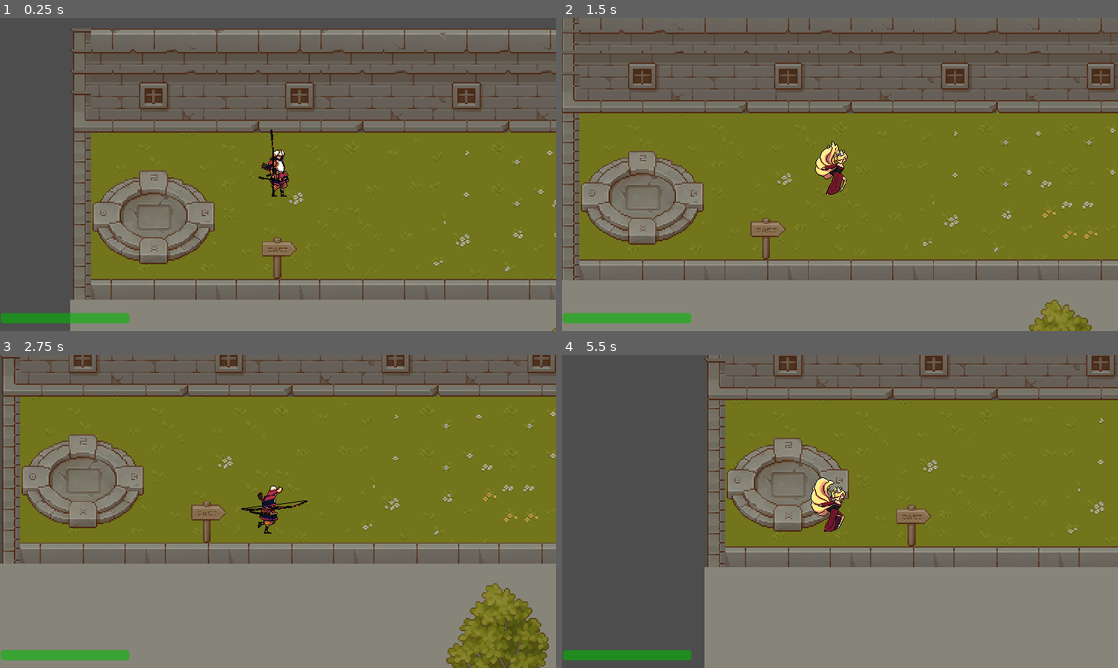
Above: before the commit, frames 1-4 (two rows, left to right).
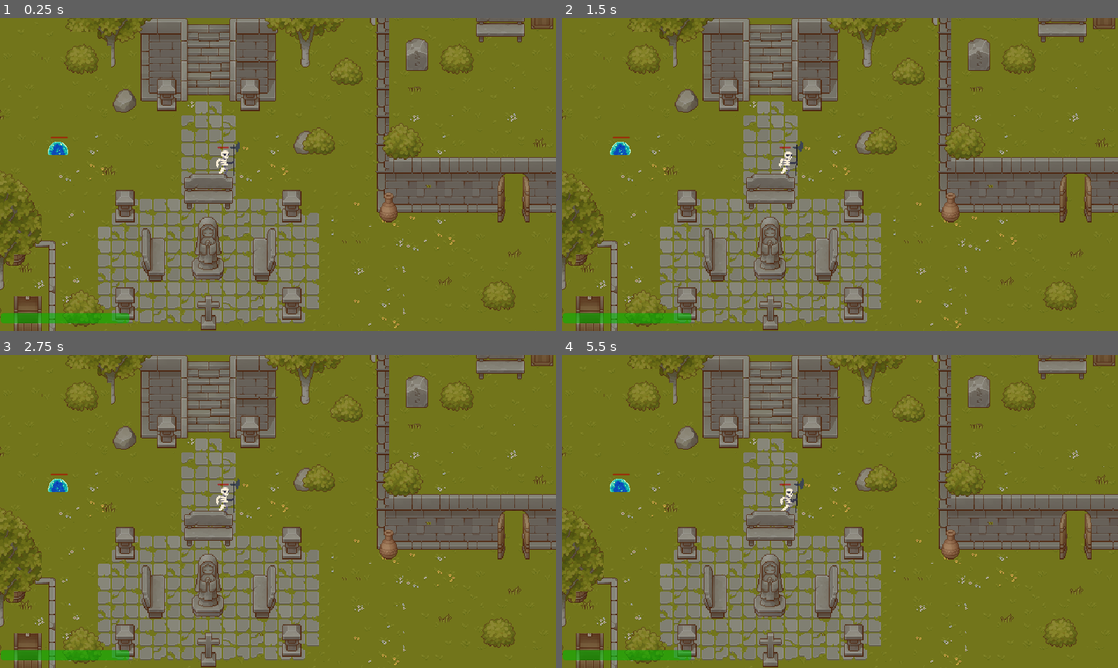
Above: after the commit, the same moments.

Repository: AugustanaCSC380January2024/final-game-jeager
Game: Godot game, scene res://scenes/levels/level_1.tscn
Two runs of this game, one before a commit and one after it. Both use one fixed random seed, a clock stepped at 60 frames per second and the inputs below.
Inputs:
- Up to frame 1 (0.25 s): no input
- Up to frame 2 (1.5 s): tap Enter at 0.5 s; hold D (move right) 0.53-1.28 s; tap 1 (character 1 selected) at 0.6 s; hold S (move down) from 1.28 s (still down); tap 2 (character 2 selected) at 1.35 s
- Up to frame 3 (2.75 s): release S (move down) at 2.03 s; hold D (move right) from 2.03 s (still down); tap 3 (character 3 selected) at 2.1 s
- Up to frame 4 (5.5 s): release D (move right) at 2.78 s; hold W (move up) 2.78-3.53 s; tap one key every 0.75 s from 2.85 s: Space (normal attack) E (ultimate) 1 (character 1 selected) 2 (character 2 selected); hold A (move left) 3.53-5.03 s; hold S (move down) from 5.03 s (still down)

The runs differ from the first frame. In frame 1, 71% of the frame differs, in the area x 0-100%, y 0-100%; in frame 2, 65%; in frame 3, 60%; in frame 4, 71%.
Error after the commit: Invalid assignment of property or key 'visible' with value of type 'bool' on a base object of type 'null instance'. (res://scripts/level.gd:12)

Commit message:
fixed collision layer of new map and y index

Diff:
--- a/scenes/levels/level_2.tscn
+++ b/scenes/levels/level_2.tscn
@@ -11,17 +11,9 @@
 y_sort_enabled = true
 script = ExtResource("1_1xb3k")
 
-[node name="Players" type="Node" parent="."]
-
-[node name="saber" parent="Players" instance=ExtResource("2_5tl7t")]
-position = Vector2(773, -1149)
-
-[node name="hayate" parent="Players" instance=ExtResource("3_a7lok")]
-position = Vector2(1029, 611)
-collision_mask = 7
-
-[node name="miko" parent="Players" instance=ExtResource("4_tvhkt")]
-position = Vector2(561, -1651)
+[node name="TileMap" parent="." instance=ExtResource("1_5w3yu")]
+position = Vector2(-62, 62)
+scale = Vector2(2, 2)
 
 [node name="CanvasLayer" type="CanvasLayer" parent="."]
 
@@ -30,9 +22,18 @@
 offset_top = 679.0
 offset_right = -982.0
 offset_bottom = -18.0
-character = NodePath("../../Players/hayate")
+character = NodePath("../../hayate")
 
-[node name="catacombs" parent="." instance=ExtResource("1_5w3yu")]
-scale = Vector2(2, 2)
+[node name="hayate" parent="." instance=ExtResource("3_a7lok")]
+position = Vector2(899, 515)
+collision_mask = 7
 
-[editable path="Players/hayate"]
+[node name="miko" parent="." instance=ExtResource("4_tvhkt")]
+position = Vector2(159, -298)
+collision_mask = 7
+
+[node name="saber" parent="." instance=ExtResource("2_5tl7t")]
+position = Vector2(-76, -267)
+collision_mask = 7
+
+[editable path="TileMap"]
--- a/scenes/players/hayate.tscn
+++ b/scenes/players/hayate.tscn
@@ -531,7 +531,6 @@
 height = 80.0
 
 [node name="hayate" type="CharacterBody2D"]
-y_sort_enabled = true
 texture_filter = 1
 position = Vector2(0, -1)
 collision_mask = 6
@@ -539,6 +538,7 @@
 health_points = 100
 
 [node name="AnimatedSprite2D" type="AnimatedSprite2D" parent="."]
+y_sort_enabled = true
 position = Vector2(0, -30)
 sprite_frames = SubResource("SpriteFrames_ao3xv")
 animation = &"attack 2"
--- a/scripts/level.gd
+++ b/scripts/level.gd
@@ -1,8 +1,8 @@
 extends Node2D
 
-@onready var hayate = $Players/hayate
-@onready var miko = $Players/miko
-@onready var saber = $Players/saber
+@onready var hayate = $hayate
+@onready var miko = $miko
+@onready var saber = $saber
 @onready var camera = Camera2D.new()
 @onready var health_bar = $CanvasLayer/health_bar
 
